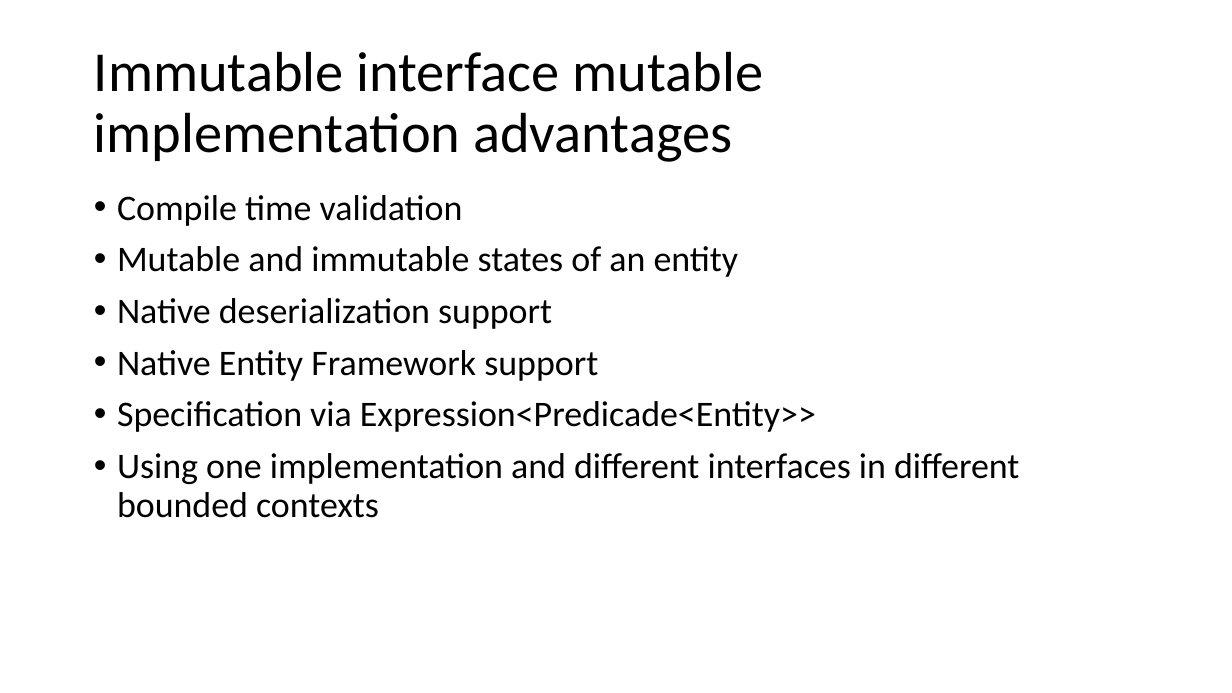
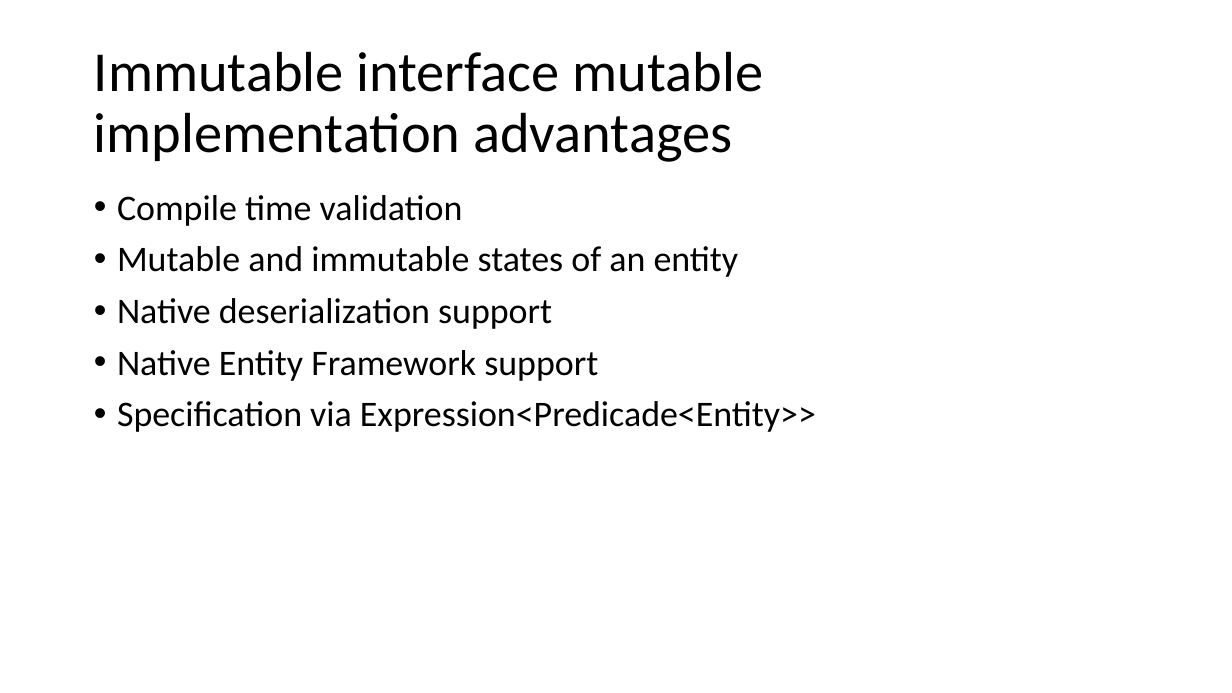
Before and after one commit to kugushev/presentations, a slide deck: slide 21 of Presentation.pptx. Drawn at 1232x693 pixels with LibreOffice and Linux fonts; fonts in the diff are those of the drawing. Boxes give left, top, right and bottom in pixels: in the first picture for what was removed or moved away, otherwise in the second. Text is boxed around its words. In the diff, an @@ line names an element or a change of style, - is before the commit and + after.

```diff
--- a/Presentation.pptx
+++ b/Presentation.pptx
@@ text at [117, 453, 1019, 518]: paragraph removed @@
-• Using one implementation and different interfaces in different bounded contexts
```
Also in this commit, not shown: 6 other slides changed, 6 slides added, 2 slides removed, 6 other files.
